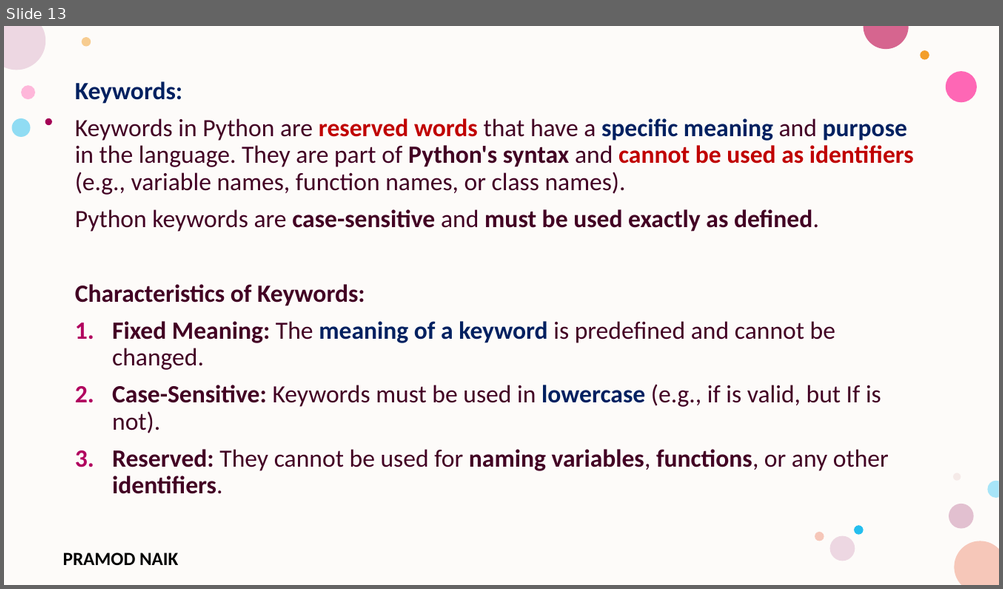
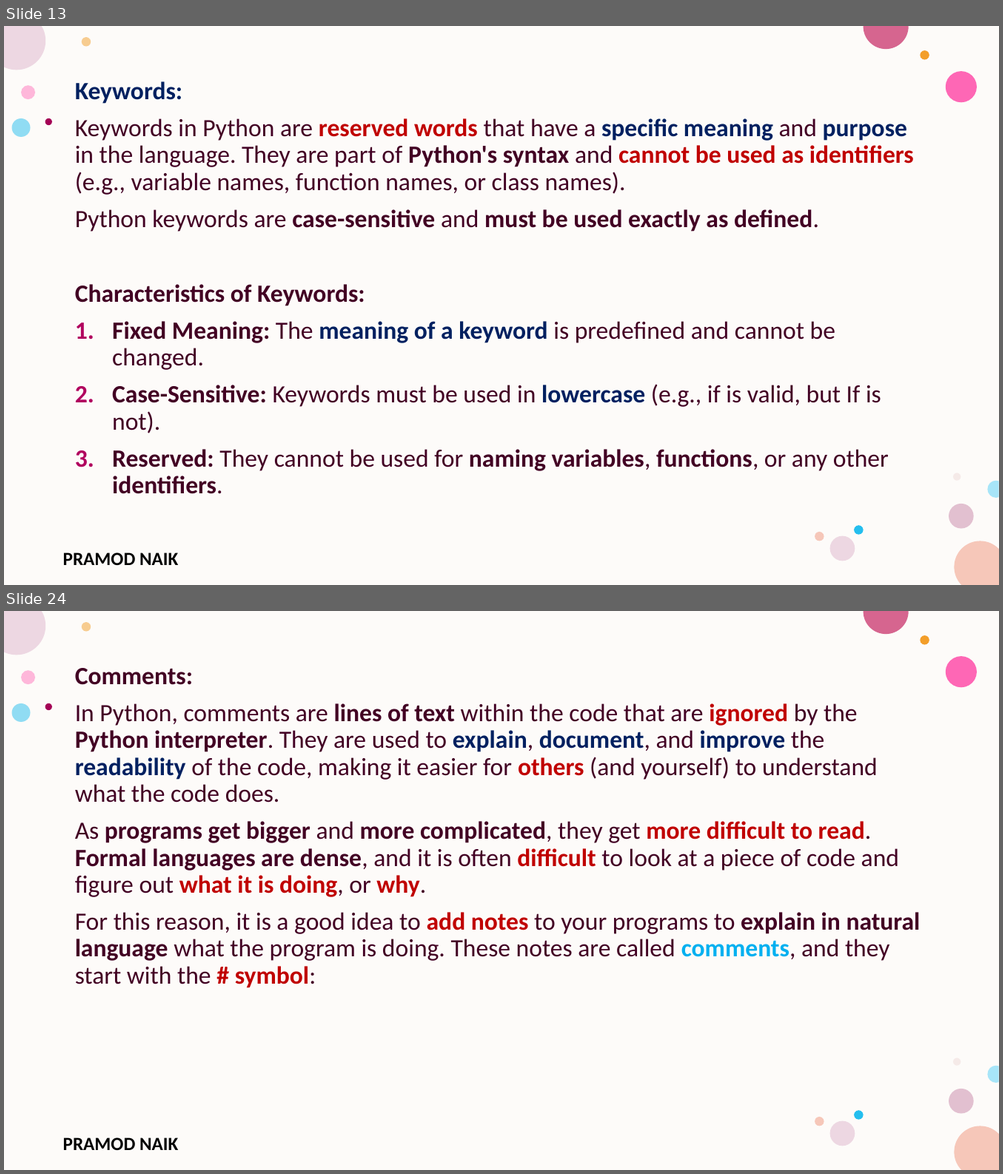
Before and after one commit to PRAMOD-VISHNU-NAIK/MCA-4th-Sem-Python-Shridevi-College, a slide deck: Theory Class-Notes/Module-1 Python Basic Concepts and Programming.pptx. Shown one above the other, each under a label of ours: slide 13 before the commit, slides 13 and 24 after it; the slides between them are not shown. The pictures are 1003x589 and 1003x1174 pixels, drawn with LibreOffice and Linux fonts; fonts in the diff are those of the drawing; background and template pictures are left out. Boxes give left, top, right and bottom in pixels: in the first picture for what was removed or moved away, otherwise in the second. Text is boxed around its words. In the diff, an @@ line names an element or a change of style, - is before the commit and + after.

```diff
--- a/Theory Class-Notes/Module-1 Python Basic Concepts and Programming.pptx
+++ b/Theory Class-Notes/Module-1 Python Basic Concepts and Programming.pptx
@@ slide 24 added at <box>4,611,999,1170</box>, background #FFFFFF; not listed: 17 template elements that a slide beside it also shows @@
@@ text added at <box>75,668,920,988</box>, 24 pt, text #420023 @@
+Comments:
+In Python, comments are lines of text within the code that are ignored by the Python interpreter. They are used to explain, document, and improve the readability of the code, making it easier for others (and yourself) to understand what the code does.
+As programs get bigger and more complicated, they get more difficult to read. Formal languages are dense, and it is often difficult to look at a piece of code and figure out what it is doing, or why.
+For this reason, it is a good idea to add notes to your programs to explain in natural language what the program is doing. These notes are called comments, and they start with the # symbol:
```
Also in this commit, not shown: 9 slides changed, 6 other slides added, 7 slides removed, 1 other file.
